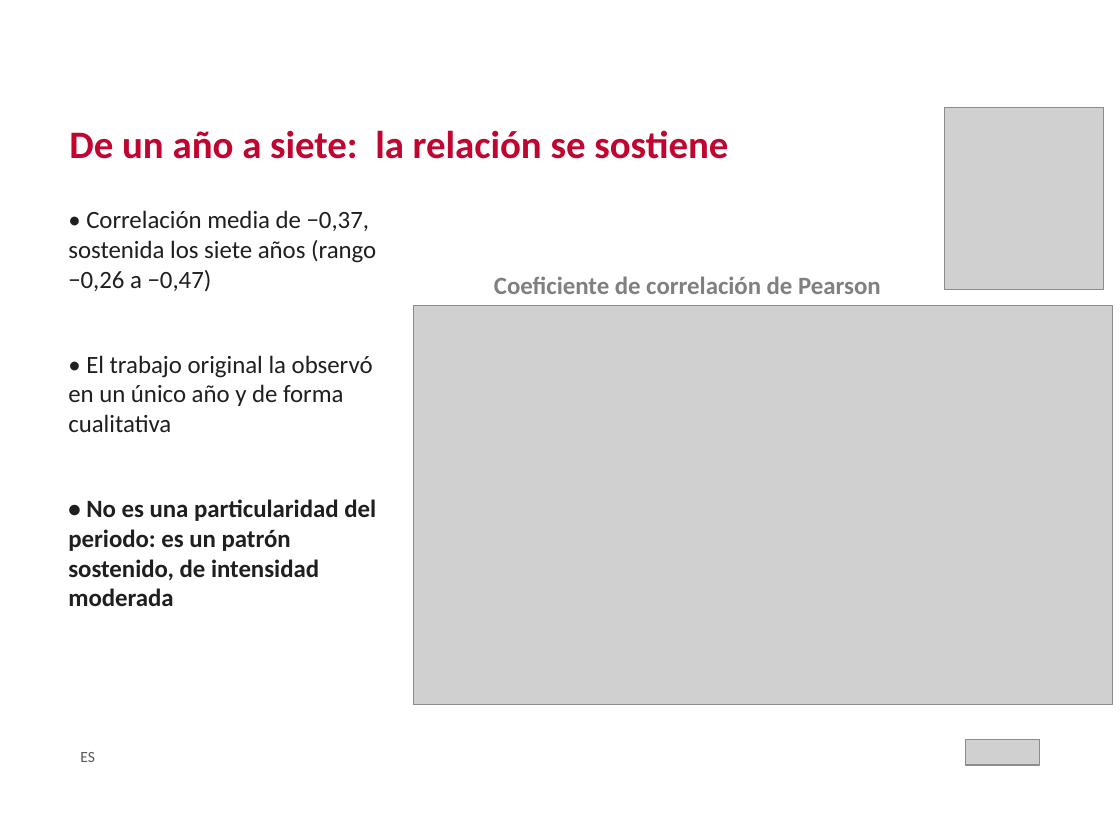
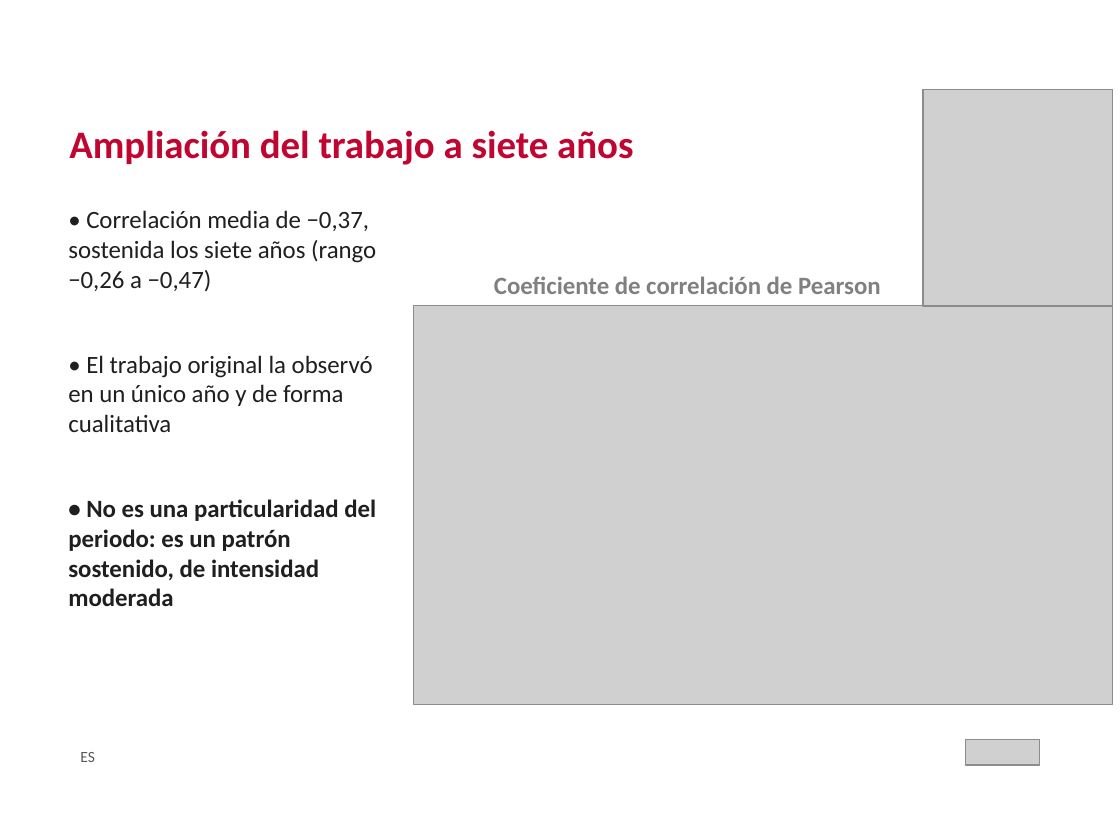
Before and after one commit to crismo04/TFM-cloud-soliutions-to-public-data, a slide deck: slide 21 of master's thesis/TFM_MII_Cloud_AI_PublicData_MolinaCristian_2026.pptx (slide 20 before the commit). Drawn at 1120x840 pixels with LibreOffice and Linux fonts; fonts in the diff are those of the drawing; grey boxes stand for pictures; background and template pictures are left out. Boxes give left, top, right and bottom in pixels: in the first picture for what was removed or moved away, otherwise in the second. Text is boxed around its words. In the diff, an @@ line names an element or a change of style, - is before the commit and + after.

```diff
--- a/master's thesis/TFM_MII_Cloud_AI_PublicData_MolinaCristian_2026.pptx
+++ b/master's thesis/TFM_MII_Cloud_AI_PublicData_MolinaCristian_2026.pptx
@@ picture resized from (x1=945, y1=108, x2=1104, y2=289) to (x1=923, y1=90, x2=1112, y2=306) @@
@@ text at (x1=69, y1=130, x2=633, y2=165): text changed @@
-De un año a siete: la relación se sostiene
+Ampliación del trabajo a siete años
```
Also in this commit, not shown: 12 other slides changed, 1 slide removed, 1 other file.
